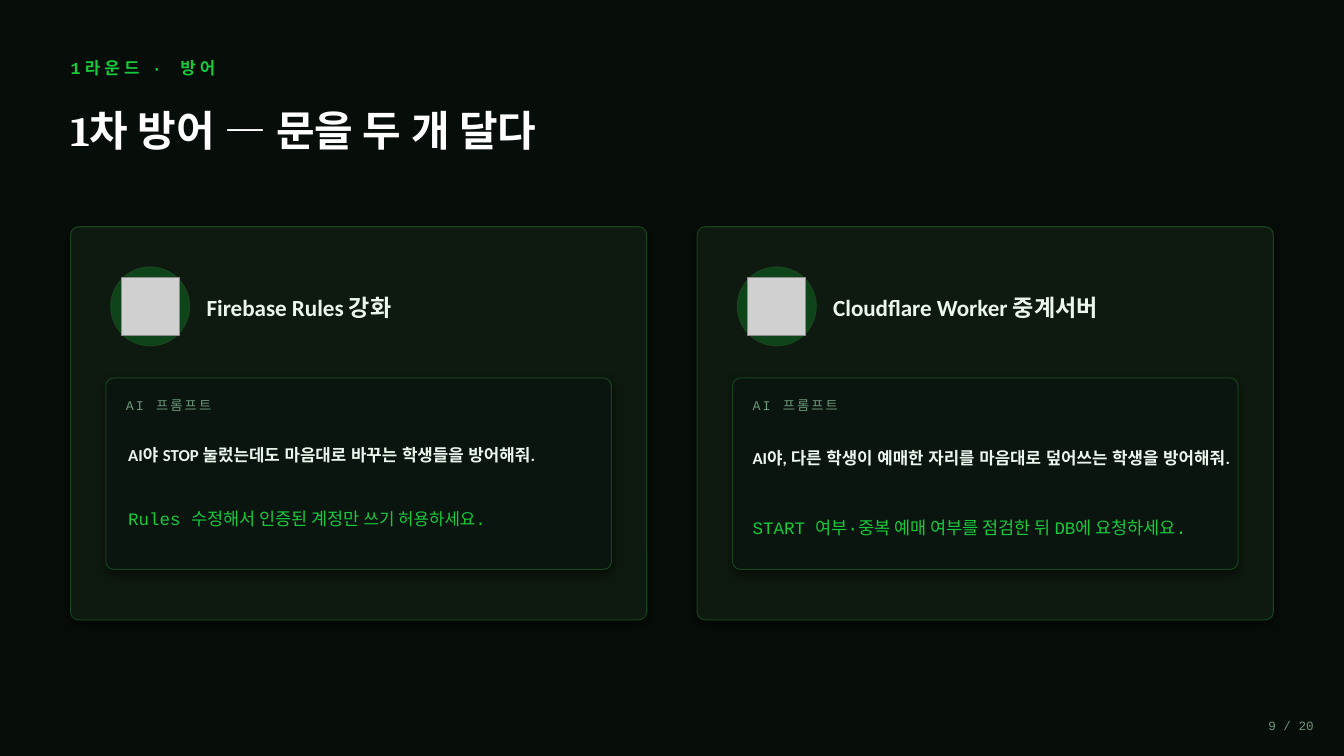
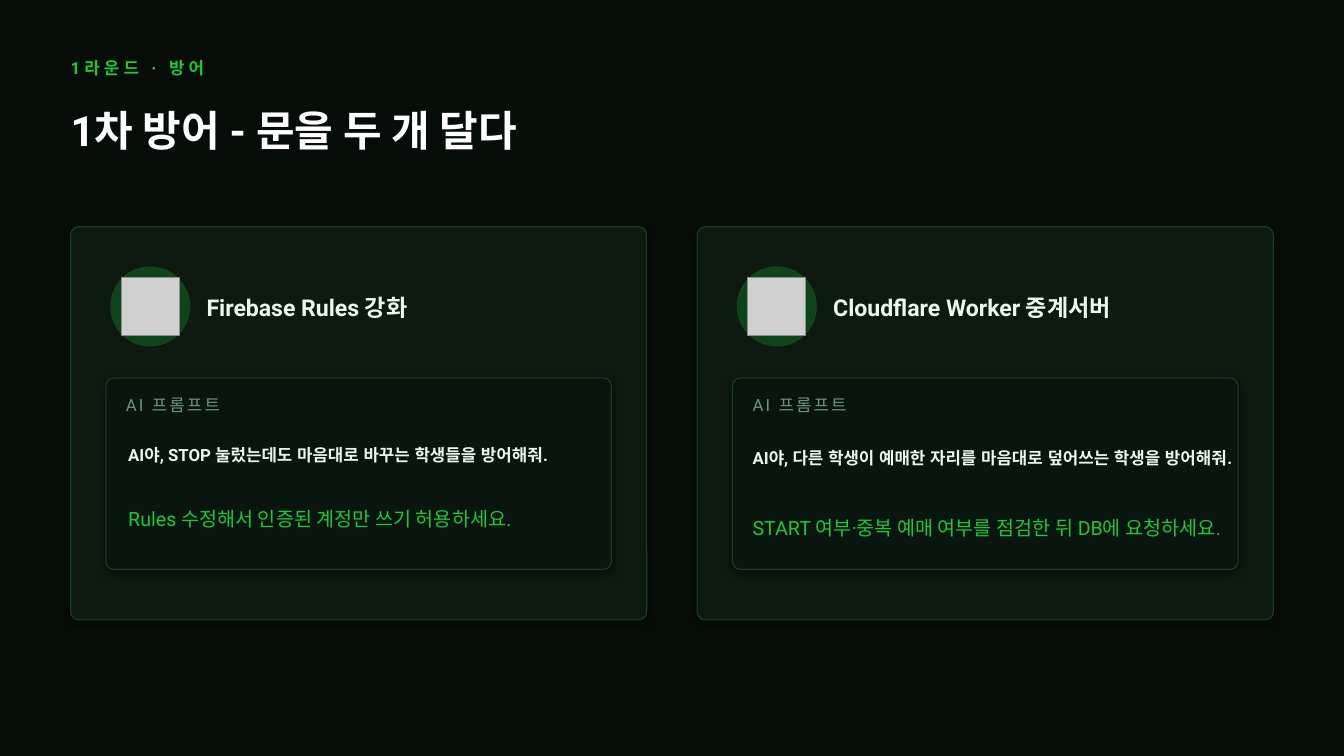
Before and after one commit to shk-cell/Macro_Classroom, a slide deck: slide 11 of AI기반 바이브코딩 시대의 교사역할과 교수학습설계.pptx. Drawn at 1344x756 pixels with LibreOffice and Linux fonts; fonts in the diff are those of the drawing; grey boxes stand for pictures. Boxes give left, top, right and bottom in pixels: in the first picture for what was removed or moved away, otherwise in the second. Text is boxed around its words. In the diff, an @@ line names an element or a change of style, - is before the commit and + after.

```diff
--- a/AI기반 바이브코딩 시대의 교사역할과 교수학습설계.pptx
+++ b/AI기반 바이브코딩 시대의 교사역할과 교수학습설계.pptx
@@ text "1라운드 · 방어" at [169, 60, 204, 76]: font Courier New to Roboto @@
@@ text at [71, 110, 516, 150]: text changed; font Cambria to Roboto @@
-1차 방어 — 문을 두 개 달다
+1차 방어 - 문을 두 개 달다
@@ text "AI 프롬프트" at [126, 397, 220, 412]: size 9.5 to 12 pt, font Courier New to Roboto @@
@@ text "AI 프롬프트" at [753, 397, 847, 412]: size 9.5 to 12 pt, font Courier New to Roboto @@
@@ text at [128, 447, 548, 464]: text changed; font Calibri to Roboto @@
-AI야 STOP 눌렀는데도 마음대로 바꾸는 학생들을 방어해줘.
+AI야, STOP 눌렀는데도 마음대로 바꾸는 학생들을 방어해줘.
@@ font Calibri to Roboto in 3 elements at [207, 296, 407, 318], [833, 296, 1111, 318], [753, 450, 1232, 467] @@
@@ text "Rules 수정해서 인증된 계정만 쓰기 ..." at [128, 510, 512, 528]: size 12.5 to 14 pt in "Rules 수정해서 인증된 계정만"; size 12 to 14 pt in "쓰기 허용하세요."; font Courier New to Roboto @@
@@ text "START 여부·중복 예매 여부를 점검한 ..." at [753, 518, 1221, 537]: size 12.5 to 14 pt, font Courier New to Roboto @@
@@ text removed at [1268, 721, 1314, 730] @@
-9 / 20
```
Also in this commit, not shown: 29 other slides changed, 2 slides added, 2 slides removed.
